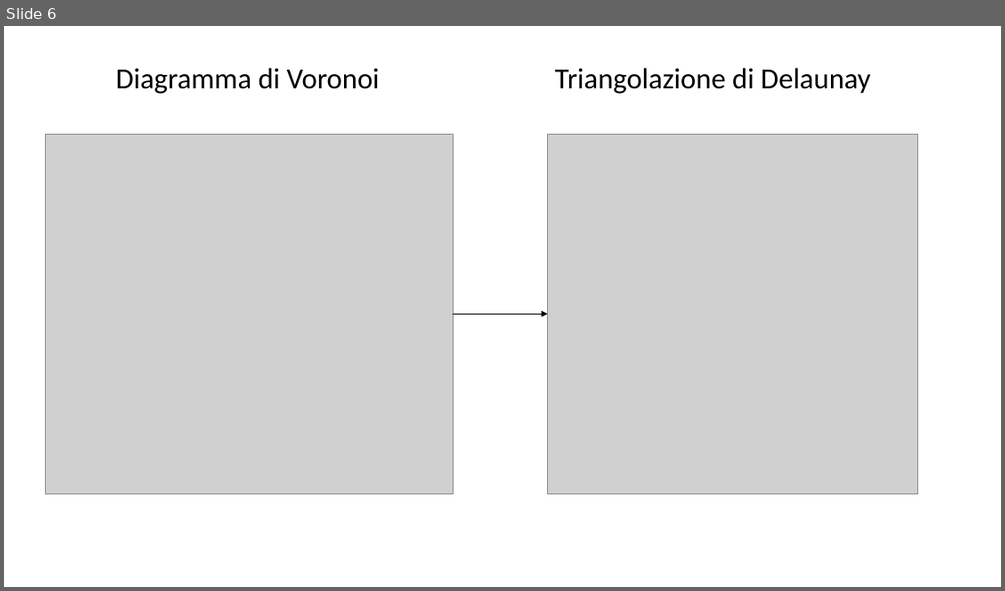
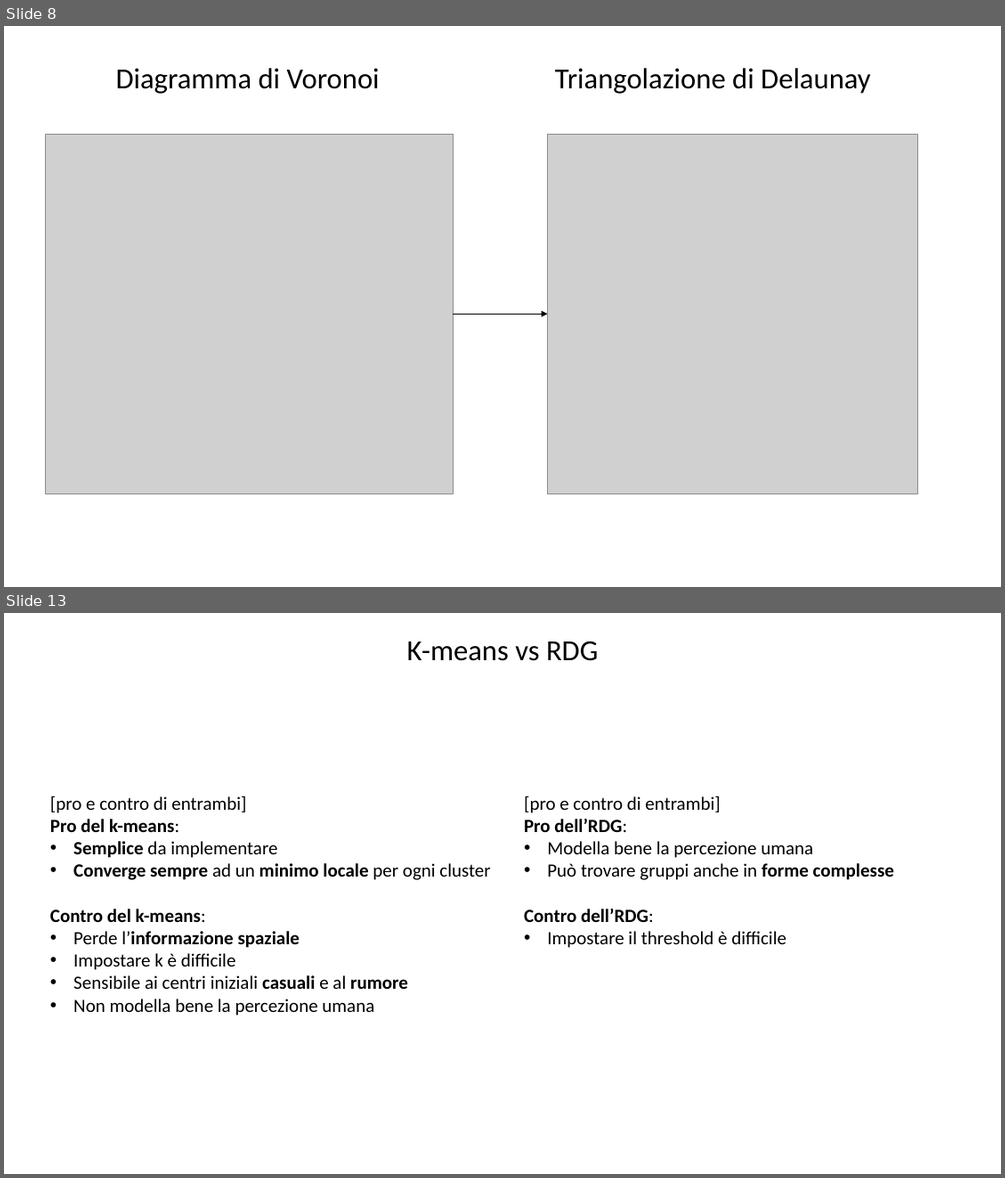
Before and after one commit to Teolul/Dot_Patterns_Perceptual_Grouping_RDG_vs_K-means, a slide deck: presentation.pptx. Shown one above the other, each under a label of ours: slide 6 before the commit, slides 8 and 13 after it; the slides between them are not shown. The pictures are 1005x591 and 1005x1178 pixels, drawn with LibreOffice and Linux fonts; fonts in the diff are those of the drawing; grey boxes stand for pictures; background and template pictures are left out. Boxes give left, top, right and bottom in pixels: in the first picture for what was removed or moved away, otherwise in the second. Text is boxed around its words. In the diff, an @@ line names an element or a change of style, - is before the commit and + after.

```diff
--- a/presentation.pptx
+++ b/presentation.pptx
@@ slide 13 added at bbox=[4, 613, 1001, 1174], background picture (left out) @@
@@ text added at bbox=[407, 641, 598, 661], 28 pt, text #000000 @@
+K-means vs RDG
@@ text added at bbox=[50, 795, 490, 1015], 18 pt, text #000000 @@
+[pro e contro di entrambi]
+Pro del k-means:
+• Semplice da implementare
+• Converge sempre ad un minimo locale per ogni cluster
+Contro del k-means:
+• Perde l’informazione spaziale
+• Impostare k è difficile
+• Sensibile ai centri iniziali casuali e al rumore
+• Non modella bene la percezione umana
@@ text added at bbox=[524, 795, 894, 948], 18 pt, text #000000 @@
+[pro e contro di entrambi]
+Pro dell’RDG:
+• Modella bene la percezione umana
+• Può trovare gruppi anche in forme complesse
+Contro dell’RDG:
+• Impostare il threshold è difficile
@@ what was slide 6 is now slide 8 @@
```
Also in this commit, not shown: 8 slides changed, 4 other slides added, 1 slide removed, 5 other files.
